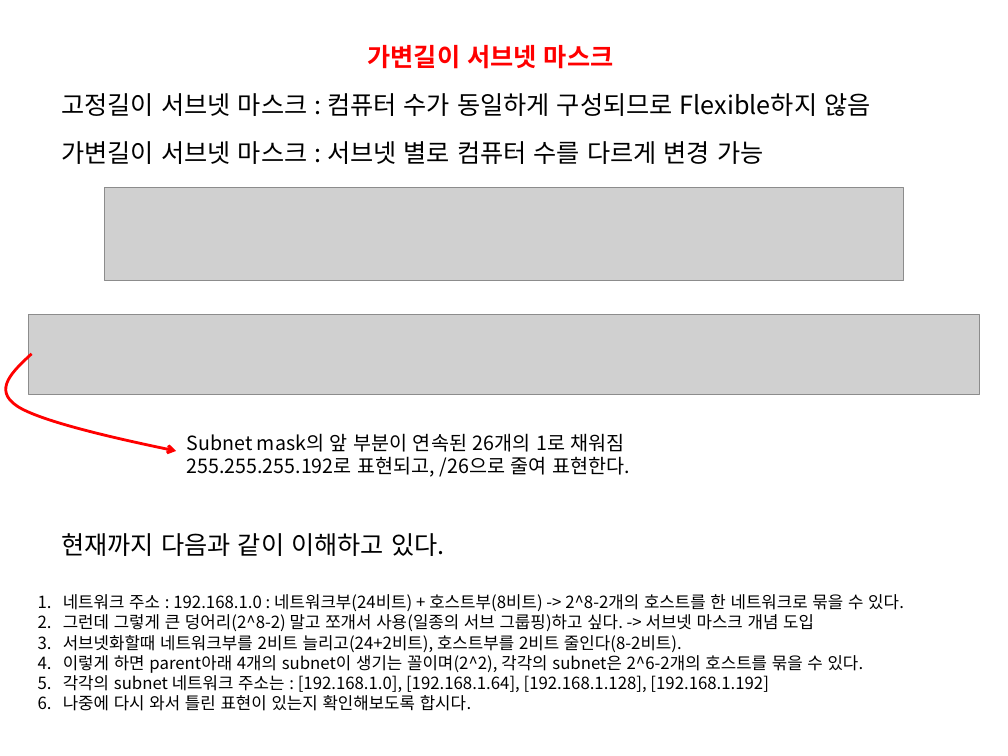
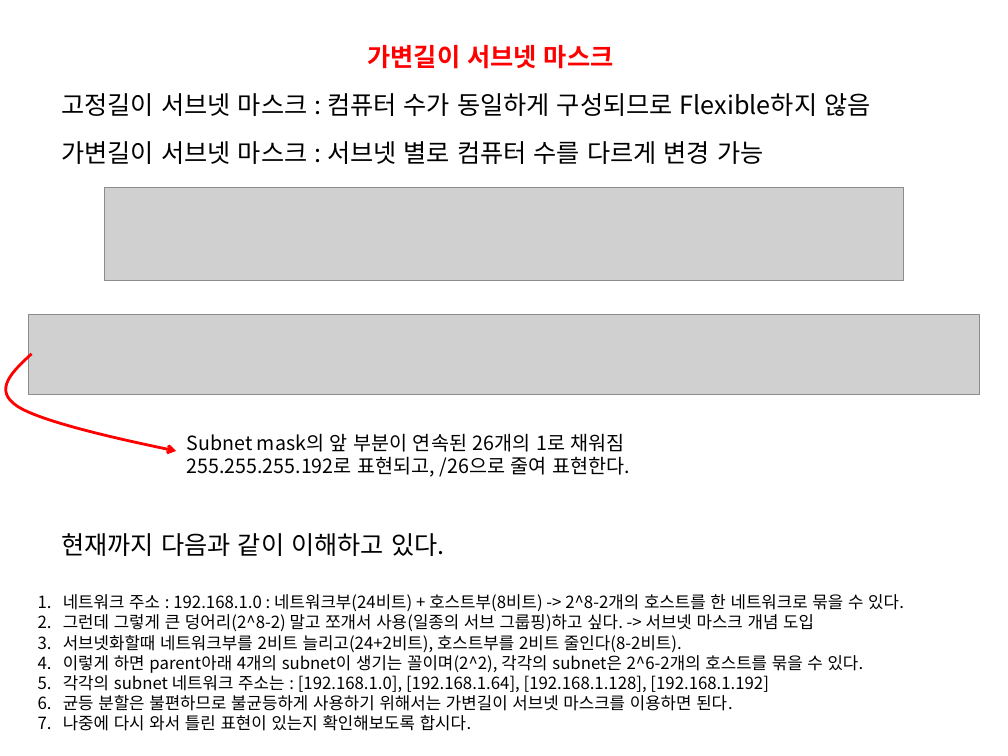
Before and after one commit to taewookimmr/CS-Fun-damentals, a slide deck: slide 1 of Web/Network-Essential/Chapter3/source/vlsm.pptx. Drawn at 1008x756 pixels with LibreOffice and Linux fonts; fonts in the diff are those of the drawing; grey boxes stand for pictures. Boxes give left, top, right and bottom in pixels: in the first picture for what was removed or moved away, otherwise in the second. Text is boxed around its words. In the diff, an @@ line names an element or a change of style, - is before the commit and + after.

```diff
--- a/Web/Network-Essential/Chapter3/source/vlsm.pptx
+++ b/Web/Network-Essential/Chapter3/source/vlsm.pptx
@@ text at (63,695,732,711): paragraph added @@
+6. 균등 분할은 불편하므로 불균등하게 사용하기 위해서는 가변길이 서브넷 마스크를 이용하면 된다.
```
Also in this commit, not shown: 1 other file.
